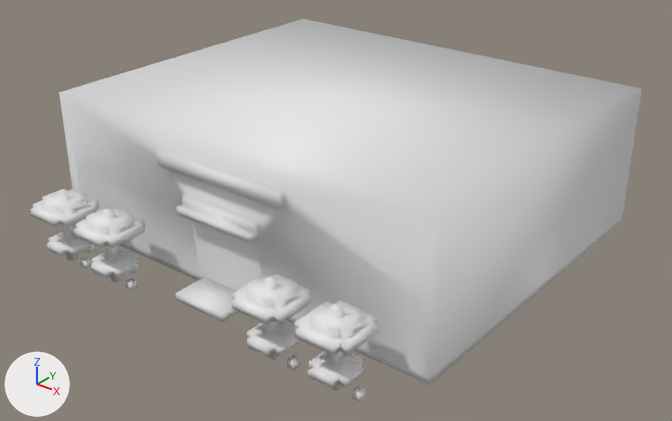
The FBX model bishrpg/Content/Objects/Building/building_base09.fbx as it was, and as the next commit left it.
The view is the same before and after, from a 50 mm lens placed at (7.3, -8.97, 6.0), pointed at (0.22, -0.12, 0.51). Every picture has the same lights, and +X, +Y and +Z are marked at lower left. Materials are left out; every surface is plain grey. Where no turn or scale is listed for an object, it has been applied to the vertices.

The first picture shows 'building_base09-3'.
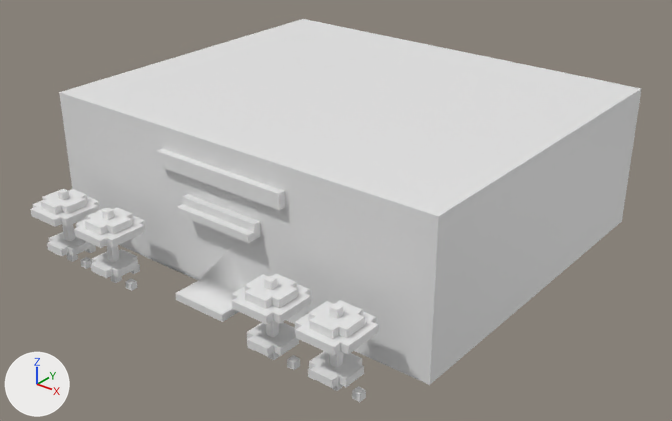
Where the newer file only moved an object's origin or applied its transform, the numbers keep the older frame.

What differs and where, as boxes [x1, y1, x2, y2] in the pictures (672 x 421 px):
part 1 of me_building_base09_3, built on
    before: [60, 89, 642, 385]
    after: [41, 92, 439, 388]

Patch to the scene script:
```diff
--- a/bishrpg/Content/Objects/Building/building_base09.fbx.py
+++ b/bishrpg/Content/Objects/Building/building_base09.fbx.py
@@ me_building_base09_3 @@
 # used by ob_building_base09_3; location = (0.0, 0.0, 0.0)
-me_building_base09_3.from_pydata(...)  # 1276 vertices, 2468 faces; spans x -3.0..3.0, y -3.0..3.0, z 0.0..2.0
+me_building_base09_3.from_pydata(...)  # 1332 vertices, 819 faces; spans x -3.0..3.0, y -3.0..3.0, z 0.0..2.0
+# me_building_base09_3 part 1: 11 vertices removed from x -3.0..3.0, y -2.0..3.0, z 0.0..0.1; 67 vertices added at x -2.9..2.9, y -3.0..2.8, z 0.0..1.5
+# me_building_base09_3 part 2: the surface is now shaded flat
```
